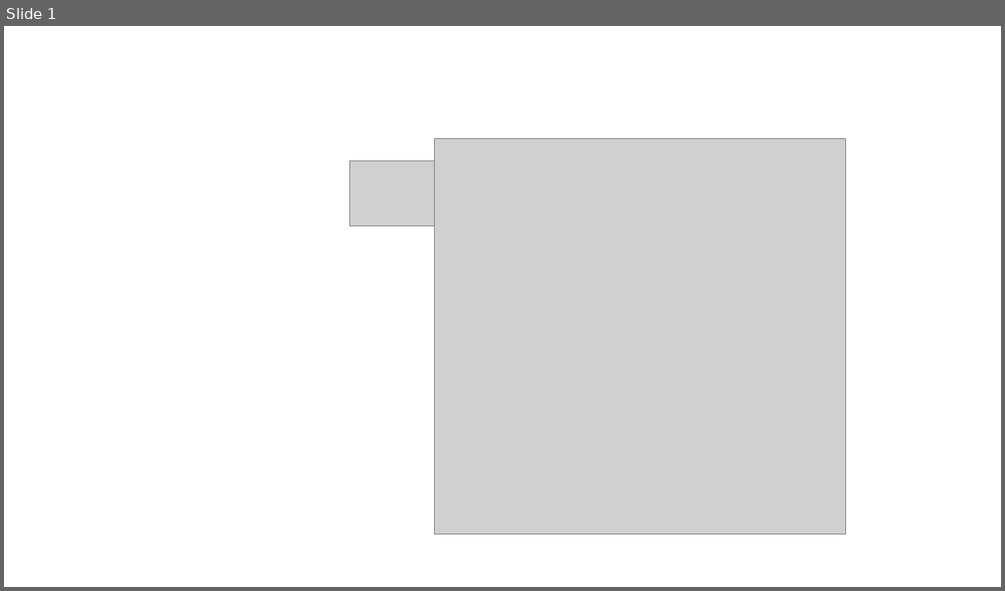
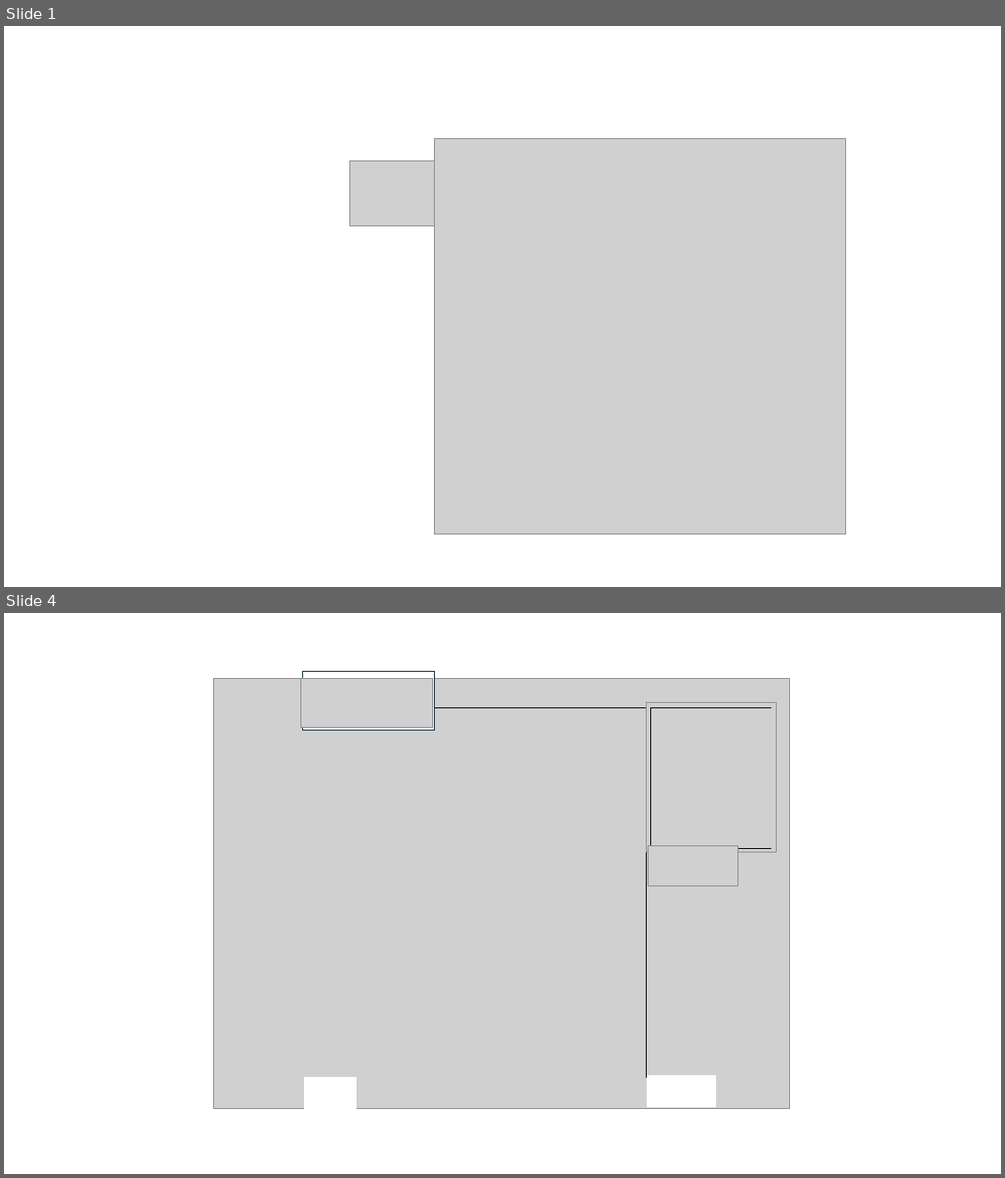
Before and after one commit to hurlbertlab/mbbs-analysis, a slide deck: figures/datapaper/scratch_routeyearcombo.pptx. Shown one above the other, each under a label of ours: slide 1 before the commit, slides 1 and 4 after it; the slides between them are not shown. The pictures are 1005x591 and 1005x1178 pixels, drawn with LibreOffice and Linux fonts; fonts in the diff are those of the drawing; grey boxes stand for pictures. Boxes give left, top, right and bottom in pixels: in the first picture for what was removed or moved away, otherwise in the second. Text is boxed around its words. In the diff, an @@ line names an element or a change of style, - is before the commit and + after.

```diff
--- a/figures/datapaper/scratch_routeyearcombo.pptx
+++ b/figures/datapaper/scratch_routeyearcombo.pptx
@@ slide 4 added at box(4, 613, 1001, 1174), background #FFFFFF @@
@@ picture added at box(213, 679, 790, 1108) @@
@@ picture added at box(301, 678, 432, 727) @@
@@ rectangle added at box(302, 672, 434, 730), fill #FFFFFF, outline #092A39 0.75 pt @@
@@ line added from (357, 708) to (647, 708), #000000 0.75 pt @@
@@ line added from (647, 708) to (647, 1078), #000000 0.75 pt @@
@@ picture added at box(647, 702, 776, 852) @@
@@ line added from (650, 708) to (650, 850), #000000 0.75 pt @@
@@ line added from (650, 707) to (772, 707), #000000 0.75 pt @@
@@ picture added at box(647, 846, 737, 886) @@
@@ line added from (650, 849) to (772, 849), #000000 0.75 pt @@
@@ rectangle added at box(305, 1078, 356, 1108), fill #FFFFFF, outline #FFFFFF 1.5 pt @@
@@ rectangle added at box(647, 1076, 716, 1107), fill #FFFFFF, outline #FFFFFF 1.5 pt @@
```
Also in this commit, not shown: 2 slides changed, 7 other files.
